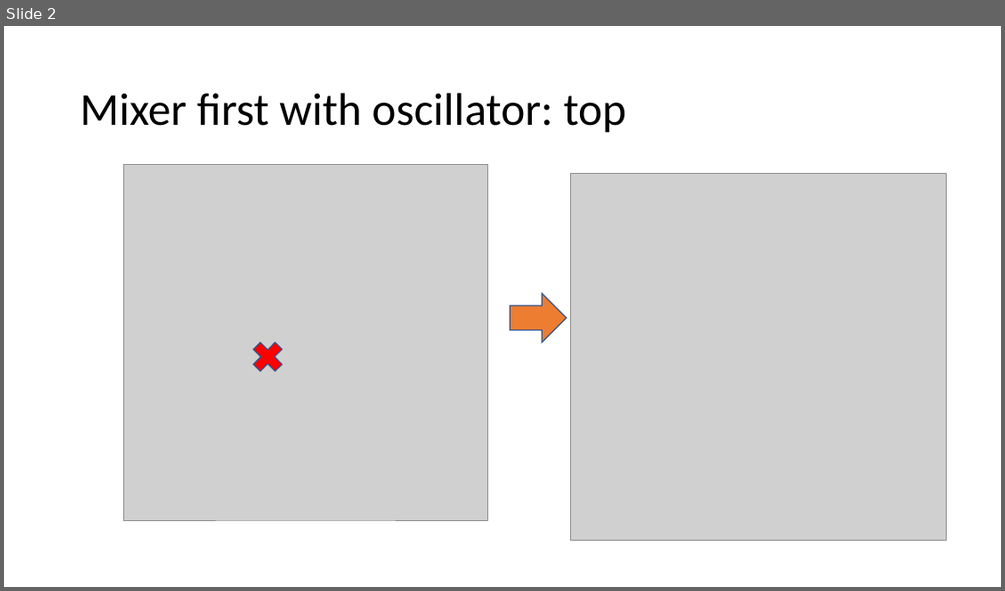
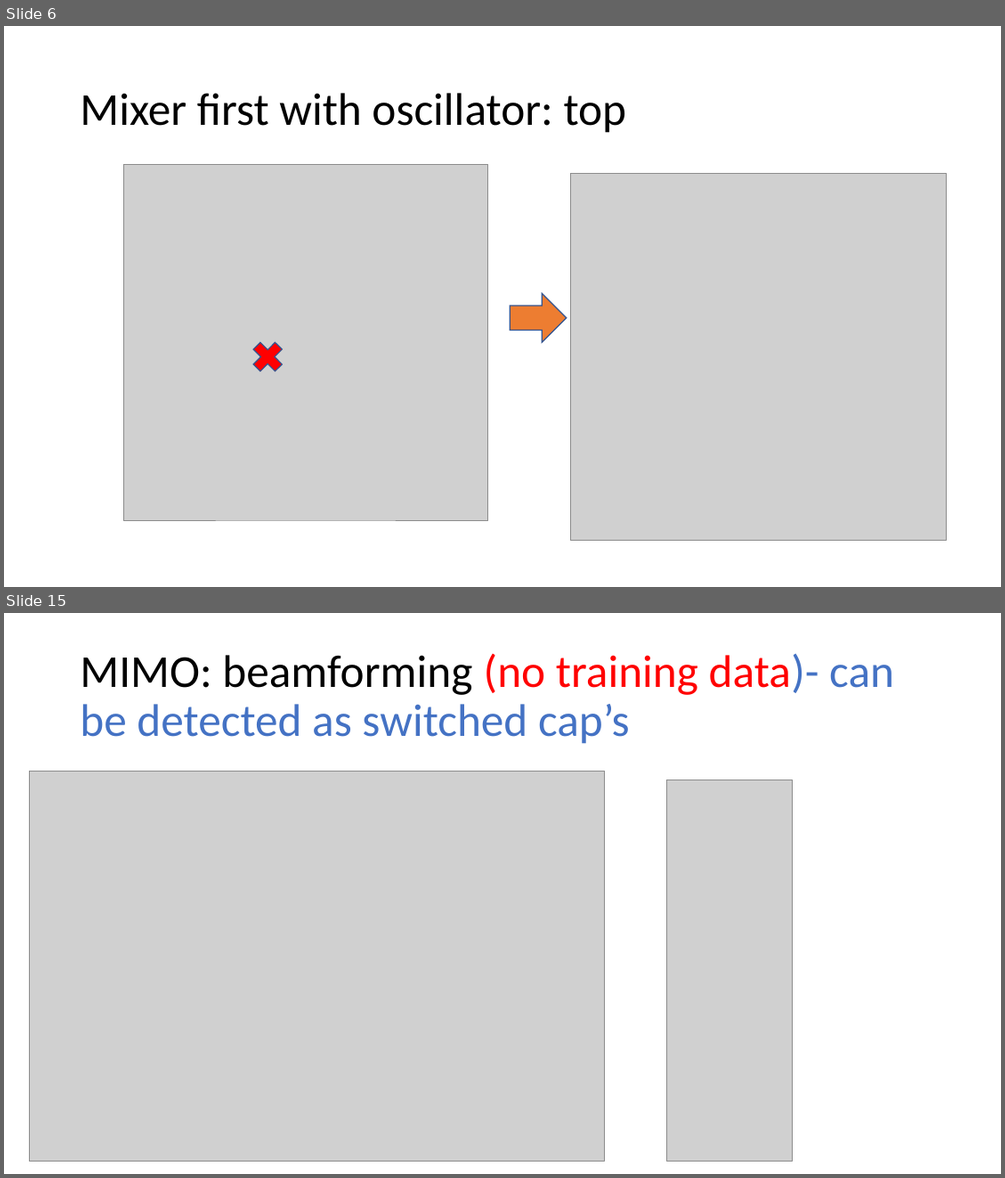
Before and after one commit to kkunal1408/GANA_circuit_data, a slide deck: circuit_data/source_files/individual_test_data_org/summary_results.pptx. Shown one above the other, each under a label of ours: slide 2 before the commit, slides 6 and 15 after it; the slides between them are not shown. The pictures are 1005x591 and 1005x1178 pixels, drawn with LibreOffice and Linux fonts; fonts in the diff are those of the drawing; grey boxes stand for pictures. Boxes give left, top, right and bottom in pixels: in the first picture for what was removed or moved away, otherwise in the second. Text is boxed around its words. In the diff, an @@ line names an element or a change of style, - is before the commit and + after.

```diff
--- a/circuit_data/source_files/individual_test_data_org/summary_results.pptx
+++ b/circuit_data/source_files/individual_test_data_org/summary_results.pptx
@@ slide 15 added at box(4, 613, 1001, 1174), background #FFFFFF @@
@@ title added at box(80, 653, 894, 744), 44 pt, text #4472C4 @@
+MIMO: beamforming (no training data)- can be detected as switched cap’s
@@ picture added at box(30, 771, 605, 1161) @@
@@ picture added at box(666, 779, 793, 1161) @@
@@ what was slide 2 is now slide 6 @@
```
Also in this commit, not shown: 7 slides changed, 10 other slides added, 3 other files.
